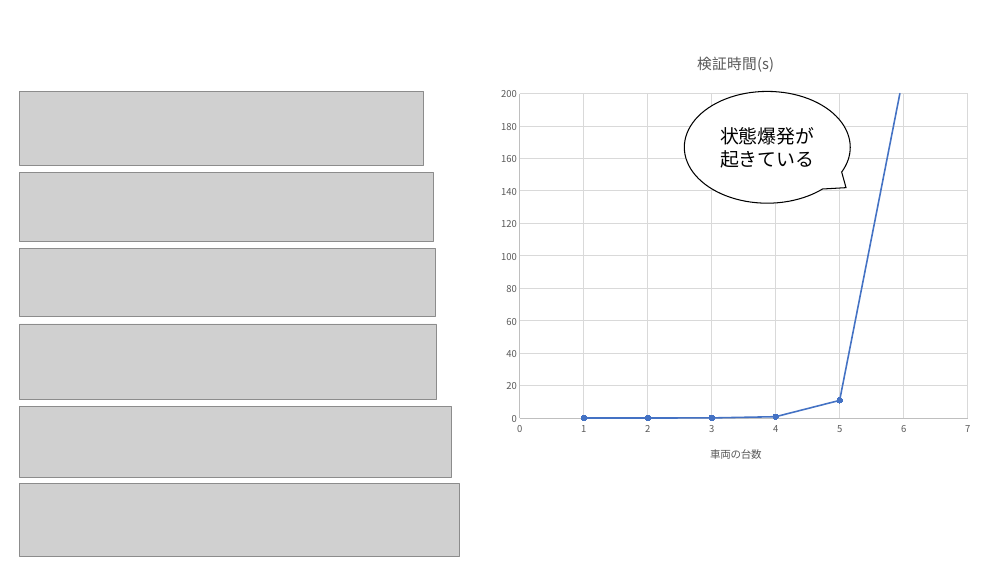
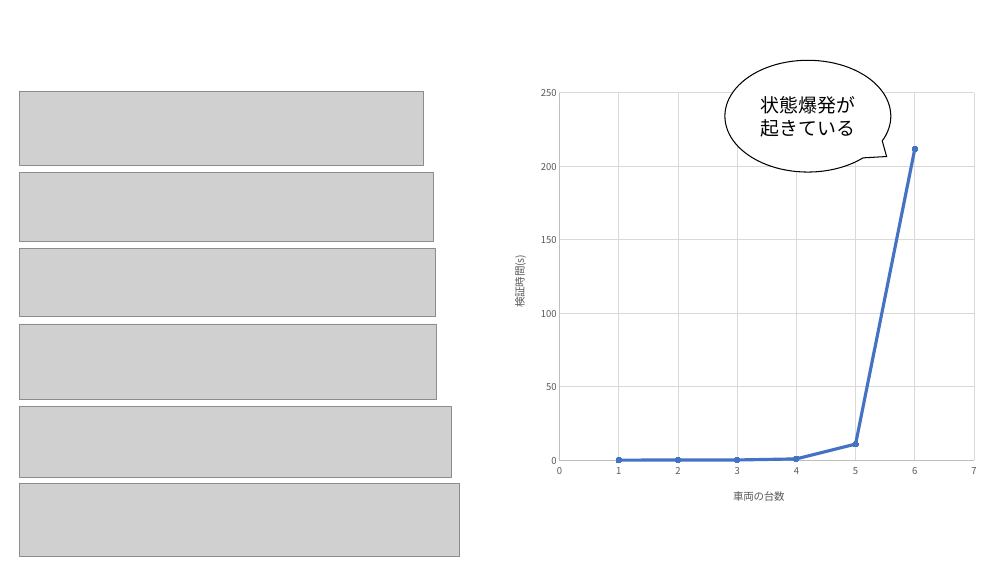
Before and after one commit to Sahara62/graduateResearch, a slide deck: slide 1 of IntersectionTime.pptx. Drawn at 1008x567 pixels with LibreOffice and Linux fonts; fonts in the diff are those of the drawing; grey boxes stand for pictures. Boxes give left, top, right and bottom in pixels: in the first picture for what was removed or moved away, otherwise in the second. Text is boxed around its words. In the diff, an @@ line names an element or a change of style, - is before the commit and + after.

```diff
--- a/IntersectionTime.pptx
+++ b/IntersectionTime.pptx
@@ scatter lines chart at <box>495,77,987,520</box> @@
@@ title "検証時間(s)" removed @@
-検証時間(s): (1, 0), (2, 0), (3, 0), (4, 1), (5, 11), (6, 212)
+Series 1: (1, 0), (2, 0), (3, 0), (4, 1), (5, 11), (6, 212)
@@ value axis title "" to "検証時間(s) " @@
@@ value axis changed @@
@@ scatter lines chart: place and size @@
-scatter lines chart at <box>492,35,981,477</box>
+scatter lines chart at <box>495,77,987,520</box>
@@ speech bubble "状態爆発が": place and size @@
-speech bubble "状態爆発が" at <box>684,91,850,203</box>
+speech bubble "状態爆発が" at <box>725,60,891,172</box>
```
Also in this commit, not shown: 13 other files.
